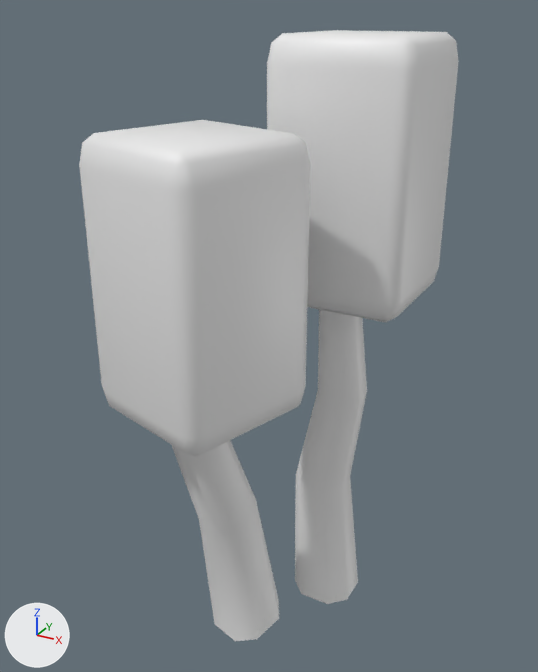
An edit to the glTF model assets/myassets/kamishi.glb, drawn before and after from the same camera.
One viewpoint serves both versions: a 50 mm lens placed at (0.205, -0.447, 0.465), pointed at (-0.026, -0.026, 0.255). The axes (+X, +Y, +Z) are drawn at lower left. The lights are the same throughout. The picture after the commit comes second. Where no turn or scale is listed for an object, it has been applied to the vertices.

The first picture shows 'Node1'.
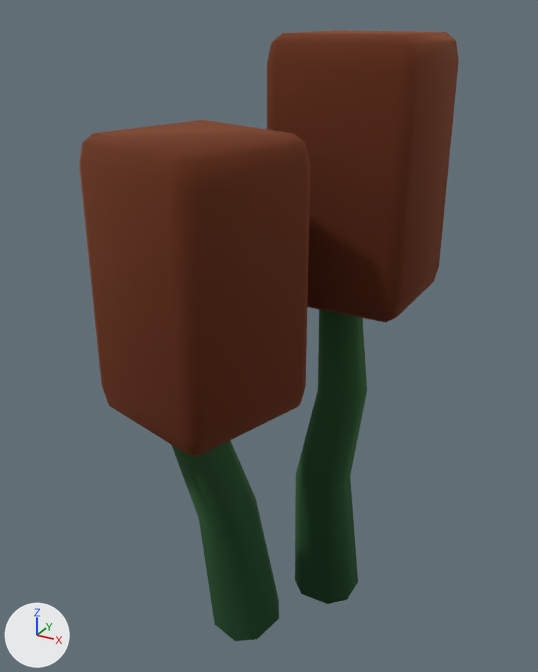
What differs and where, as boxes (x1, y1, x2, y2) in the pictures (538 x 672 px):
'Node1', surface changed (white to brown): (79, 30, 459, 641) in both

The change in detail:
Picture 'Image_0' (img_image_0) is new.
In material 'x1' (mat_x1), base_color is no longer (0.85, 0.85, 0.85), white #ededed.
In material 'x1' (mat_x1), texture is now set to img_image_0.
In material 'x1' (mat_x1), metallic goes from 0.05 to 1.0.
In material 'x1' (mat_x1), roughness goes from 0.5 to 1.0.
